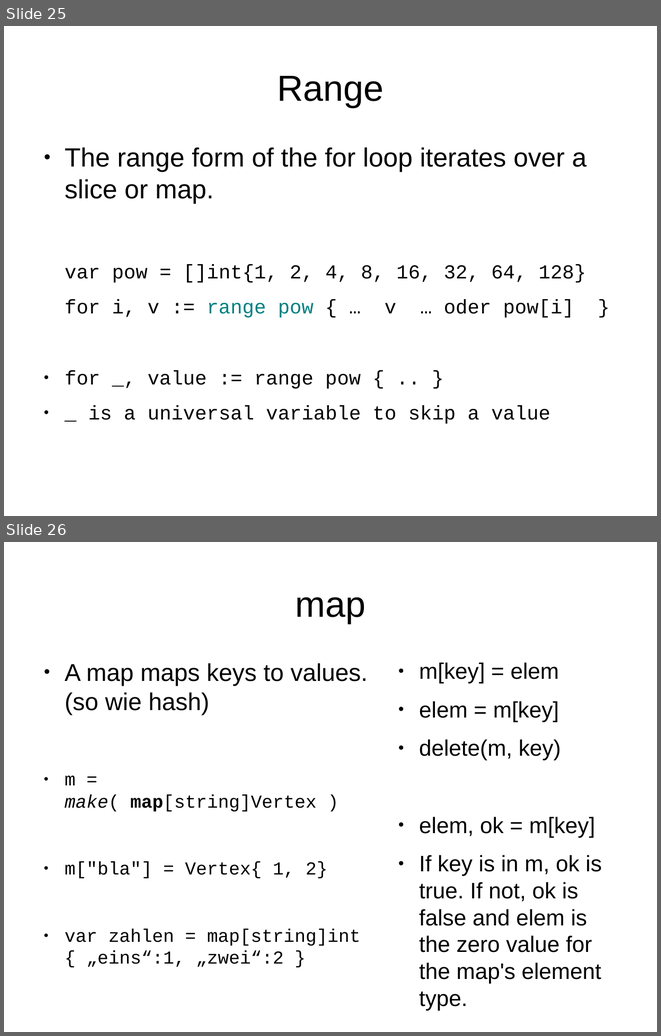
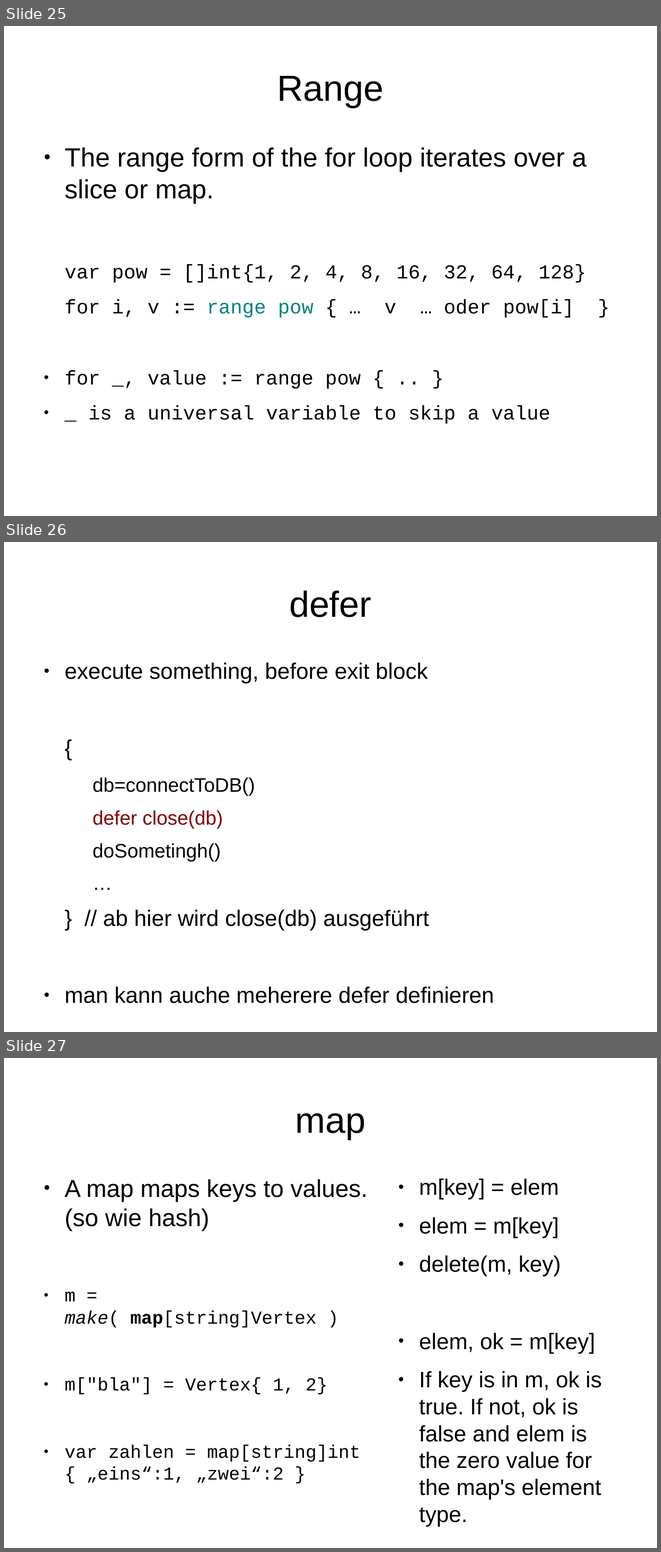
Before and after one commit to rayank77b/smallStuffs, a slide deck: programmierung/vortrag/golang.odp. Shown one above the other, each under a label of ours: slides 25 and 26 before the commit, slides 25, 26 and 27 after it. The pictures are 661x1036 and 661x1552 pixels, drawn with LibreOffice and Linux fonts; fonts in the diff are those of the drawing. Boxes give left, top, right and bottom in pixels: in the first picture for what was removed or moved away, otherwise in the second. Text is boxed around its words. In the diff, an @@ line names an element or a change of style, - is before the commit and + after.

```diff
--- a/programmierung/vortrag/golang.odp
+++ b/programmierung/vortrag/golang.odp
@@ slide 26 added at bbox=[4, 542, 657, 1032], background #FFFFFF @@
@@ title added at bbox=[289, 590, 372, 617], 44 pt, text #000000 @@
+defer
@@ text added at bbox=[64, 662, 494, 1003], 27.2 pt, text #000000 @@
+● execute something, before exit block
+{
+  db=connectToDB()
+  defer close(db)
+  doSometingh()
+  …
+} // ab hier wird close(db) ausgeführt
+● man kann auche meherere defer definieren
@@ what was slide 26 is now slide 27 @@
```
Also in this commit, not shown: 8 slides changed, 3 other slides added, 5 other files.
